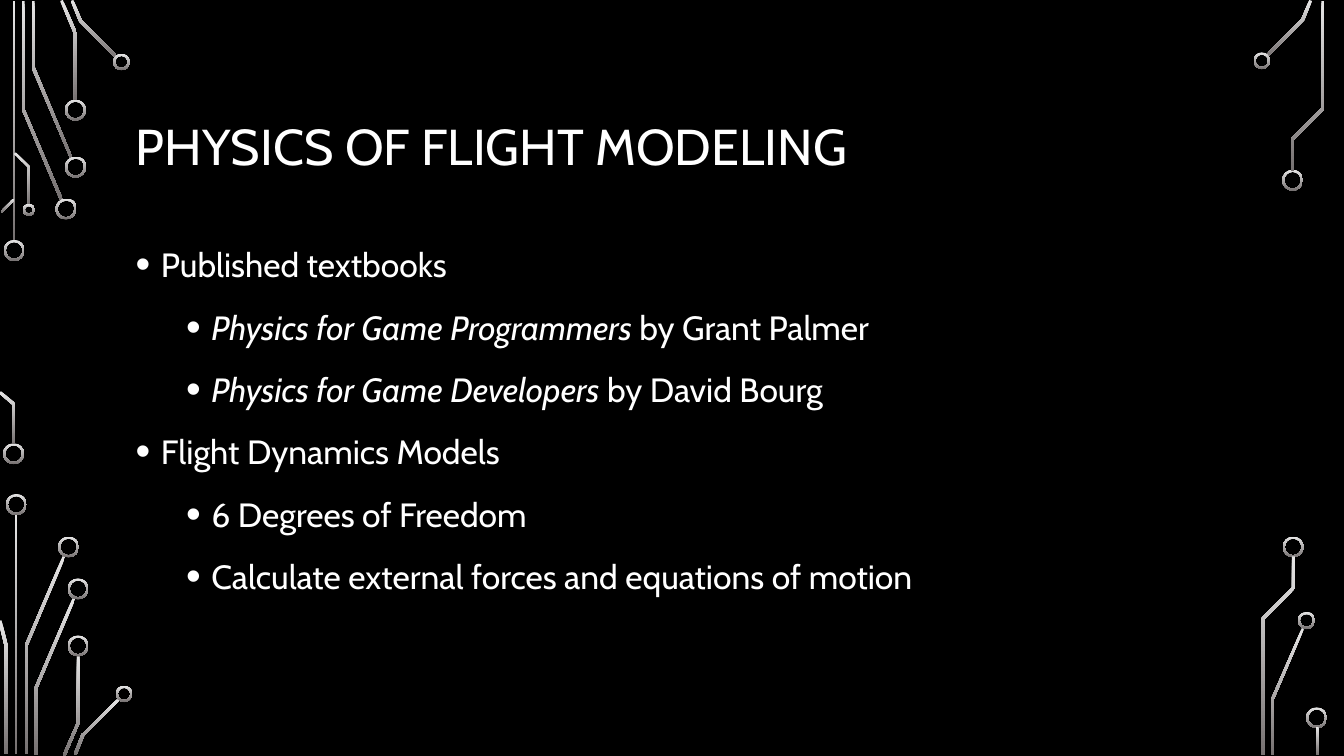
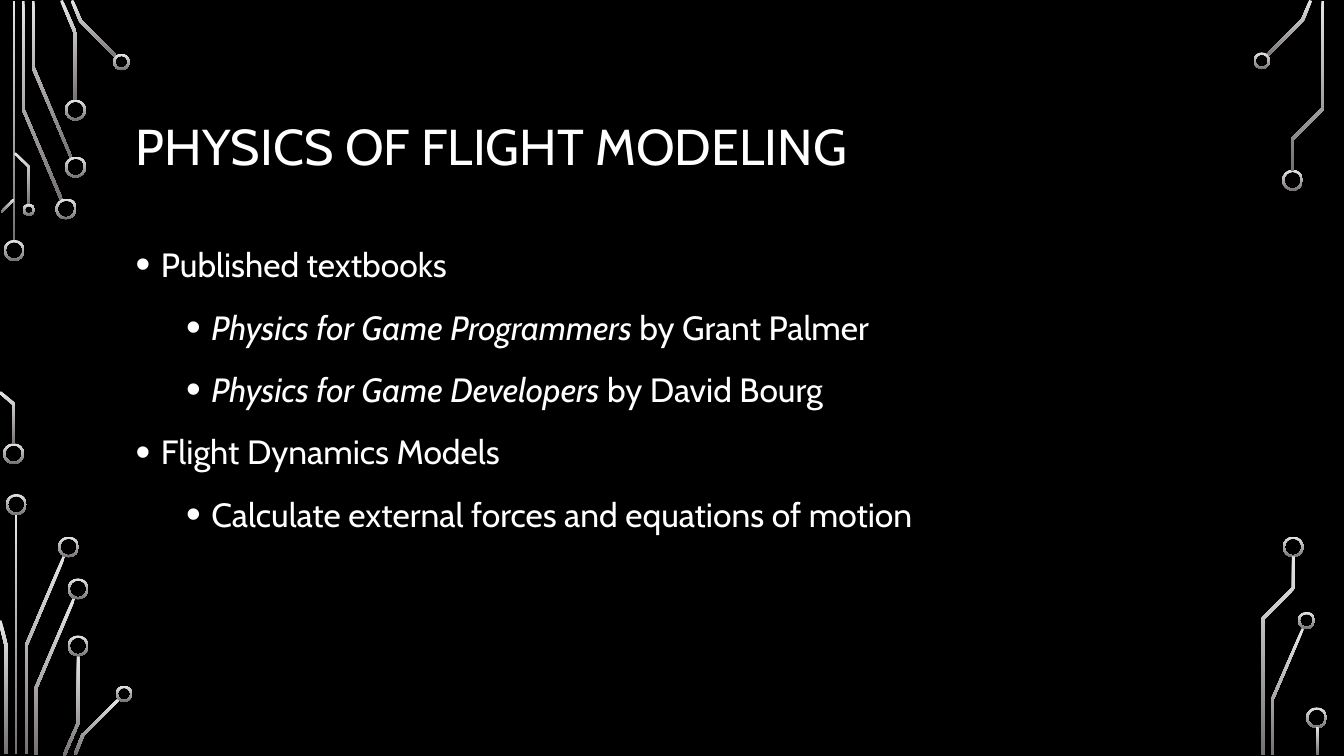
Before and after one commit to chaddw/ECS-Rust-FlightDynamics, a slide deck: slide 5 of Defense.pptx. Drawn at 1344x756 pixels with LibreOffice and Linux fonts; fonts in the diff are those of the drawing; background and template pictures are left out. Boxes give left, top, right and bottom in pixels: in the first picture for what was removed or moved away, otherwise in the second. Text is boxed around its words. In the diff, an @@ line names an element or a change of style, - is before the commit and + after.

```diff
--- a/Defense.pptx
+++ b/Defense.pptx
@@ text at (211,501,526,535): paragraph removed @@
-  • 6 Degrees of Freedom
```
Also in this commit, not shown: 1 other slide changed.
